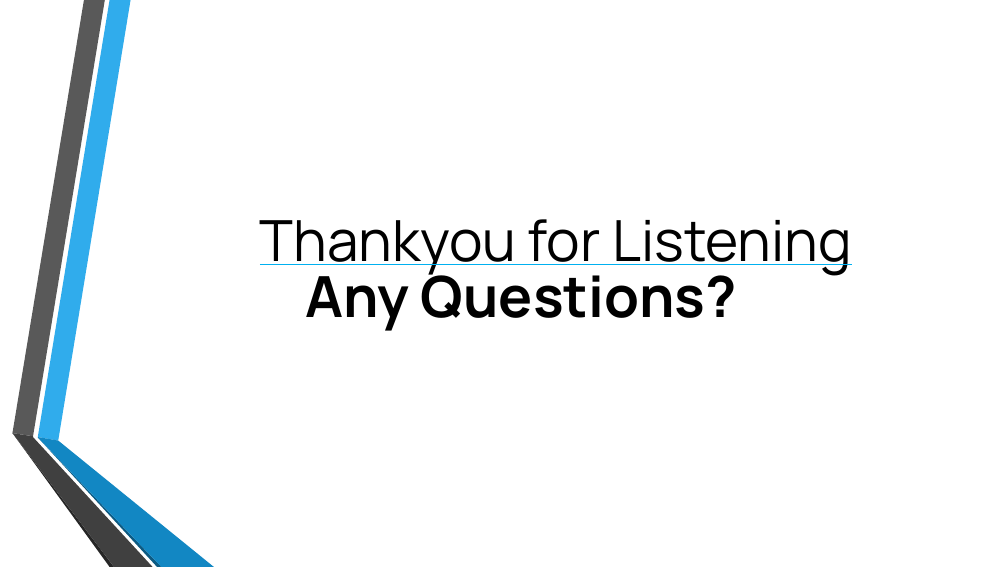
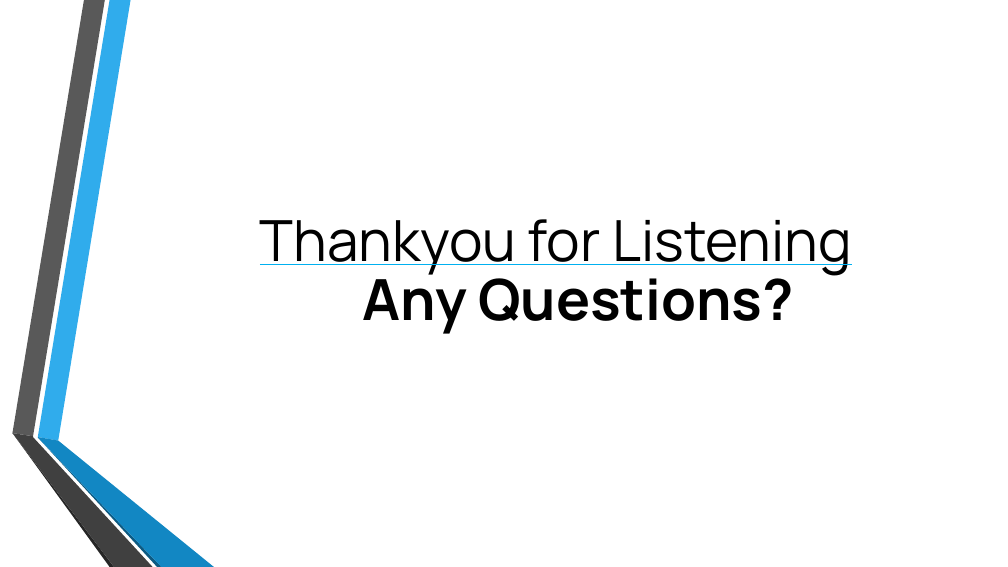
Before and after one commit to TomPlum/major-project, a slide deck: slide 18 of Assessed Work/CPU6001 - Project Viva Presentation.pptx (slide 16 before the commit). Drawn at 1008x567 pixels with LibreOffice and Linux fonts; fonts in the diff are those of the drawing; background and template pictures are left out. Boxes give left, top, right and bottom in pixels: in the first picture for what was removed or moved away, otherwise in the second. Text is boxed around its words. In the diff, an @@ line names an element or a change of style, - is before the commit and + after.

```diff
--- a/Assessed Work/CPU6001 - Project Viva Presentation.pptx
+++ b/Assessed Work/CPU6001 - Project Viva Presentation.pptx
@@ text "Any Questions?": place and size @@
-text "Any Questions?" at (306,264,737,331)
+text "Any Questions?" at (363,267,794,334)
```
Also in this commit, not shown: 11 other slides changed, 6 slides added, 4 slides removed, 5 other files.
